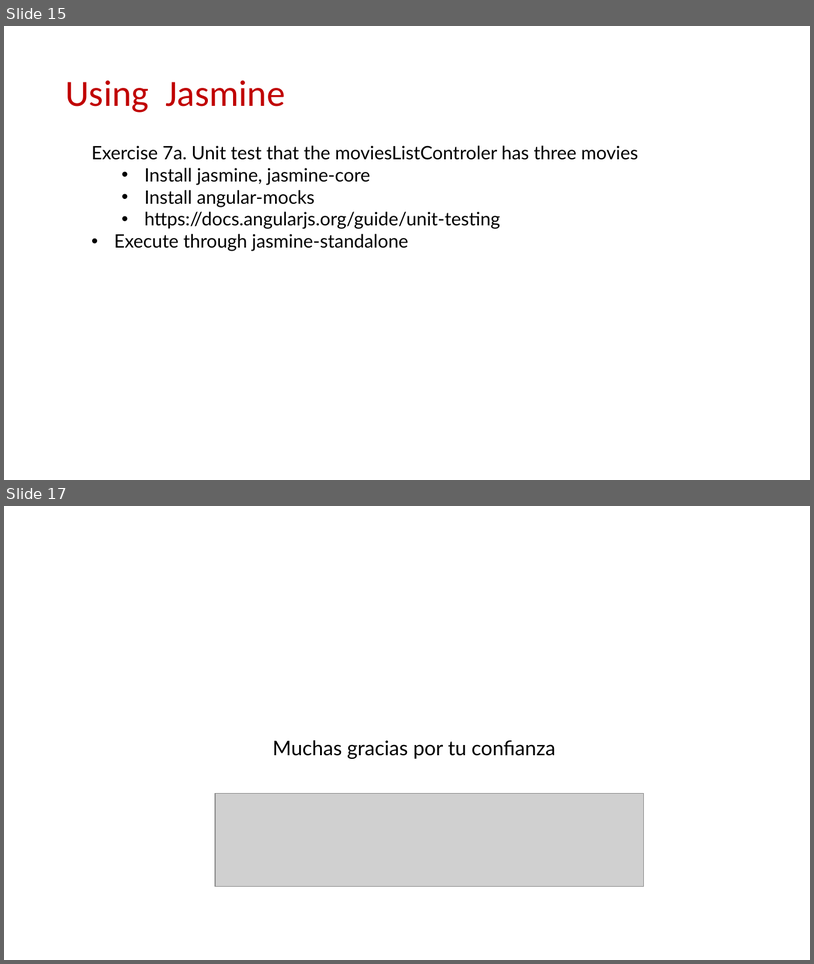
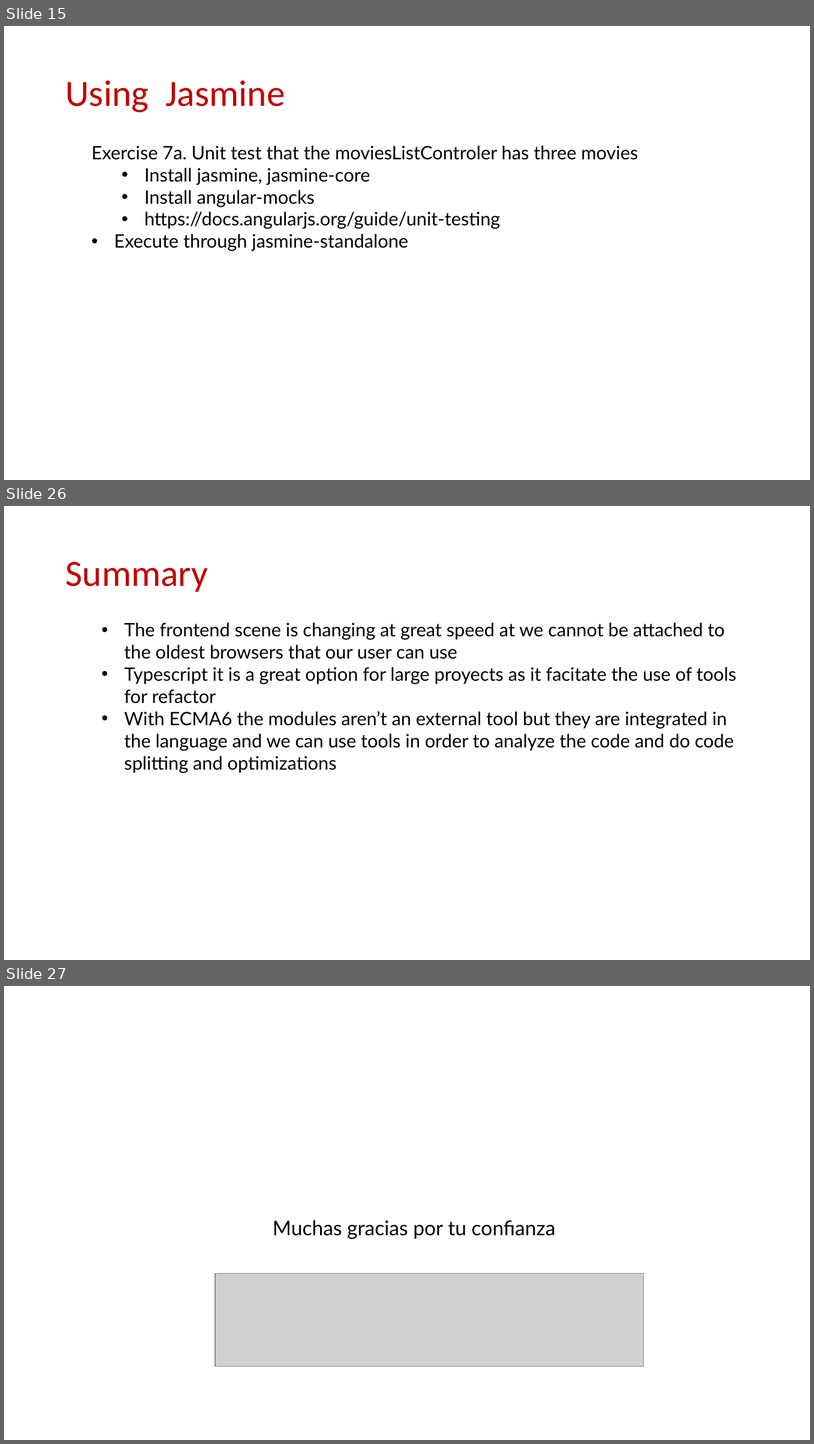
Before and after one commit to Robert-Freire/movie-browser, a slide deck: resume.pptx. Shown one above the other, each under a label of ours: slides 15 and 17 before the commit, slides 15, 26 and 27 after it; the slides between them are not shown. The pictures are 814x964 and 814x1444 pixels, drawn with LibreOffice and Linux fonts; fonts in the diff are those of the drawing; grey boxes stand for pictures; background and template pictures are left out. Boxes give left, top, right and bottom in pixels: in the first picture for what was removed or moved away, otherwise in the second. Text is boxed around its words. In the diff, an @@ line names an element or a change of style, - is before the commit and + after.

```diff
--- a/resume.pptx
+++ b/resume.pptx
@@ slide 26 added at [4, 506, 810, 960], background #FFFFFF @@
@@ title added at [65, 562, 208, 592], 44 pt, text #C00000 @@
+Summary
@@ text added at [124, 622, 737, 773], 22 pt, text #000000 @@
+• The frontend scene is changing at great speed at we cannot be attached to the oldest browsers that our user can use
+• Typescript it is a great option for large proyects as it facitate the use of tools for refactor
+• With ECMA6 the modules aren’t an external tool but they are integrated in the language and we can use tools in order to analyze the code and do code splitting and optimizations
@@ what was slide 17 is now slide 27 @@
```
Also in this commit, not shown: 1 slide changed, 9 other slides added, 1 other file.
